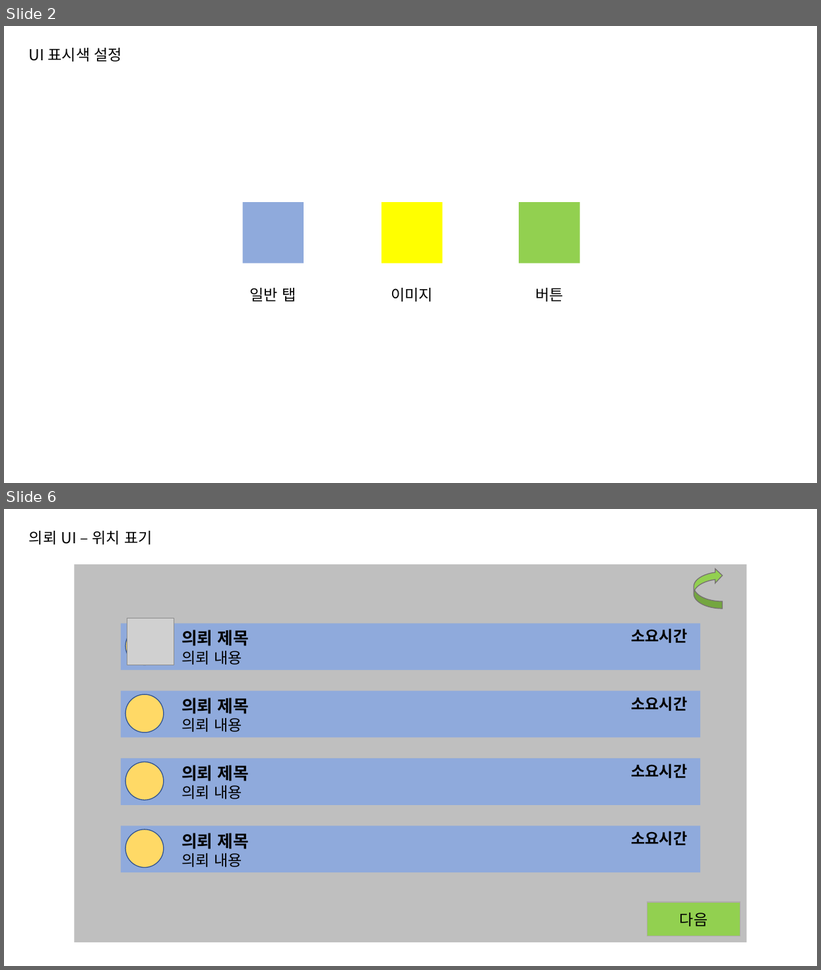
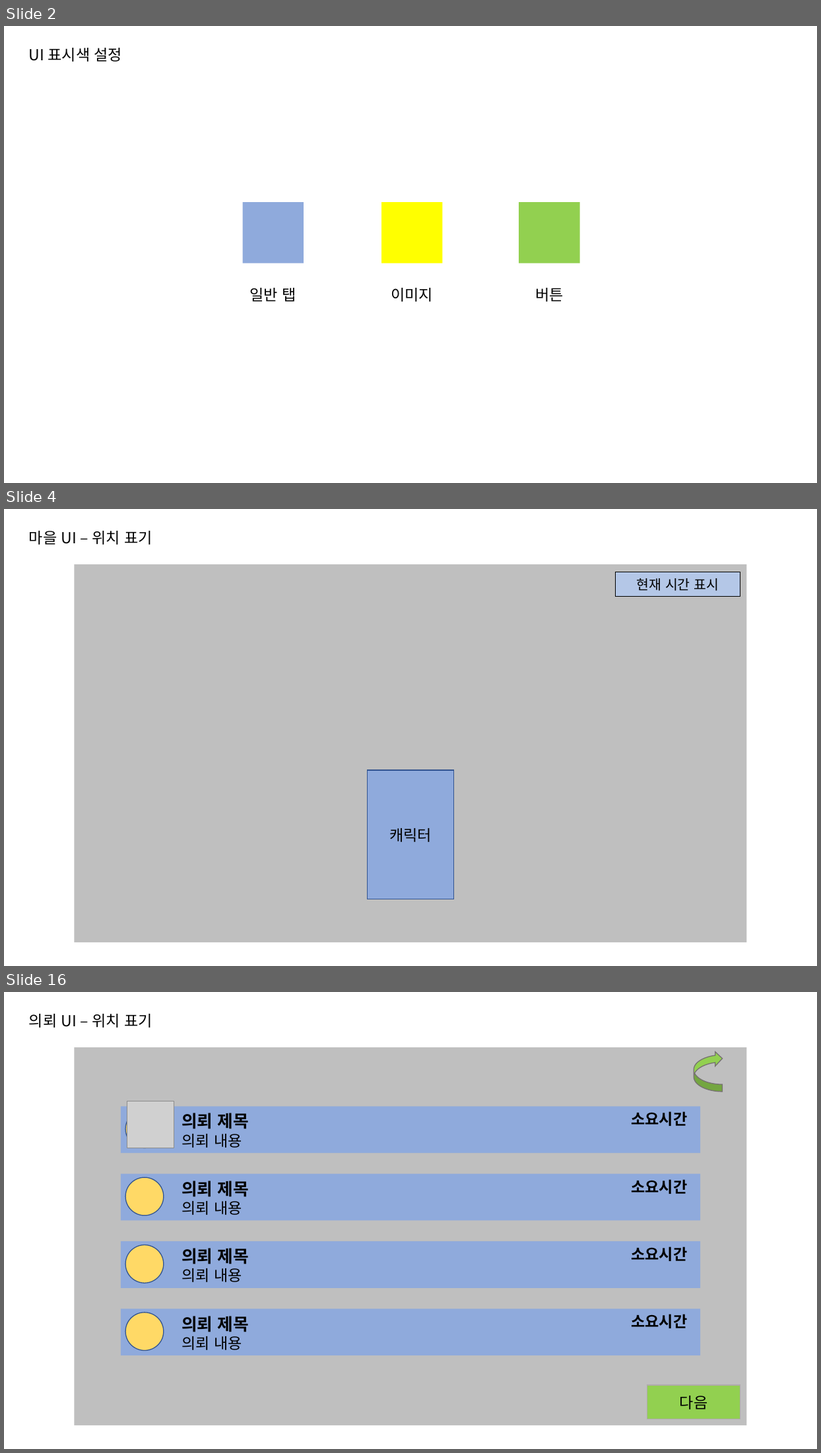
Before and after one commit to go4521304/Backyeah, a slide deck: document/UI기획서초안_ver1.1.pptx. Shown one above the other, each under a label of ours: slides 2 and 6 before the commit, slides 2, 4 and 16 after it; the slides between them are not shown. The pictures are 821x970 and 821x1453 pixels, drawn with LibreOffice and Linux fonts; fonts in the diff are those of the drawing; grey boxes stand for pictures. Boxes give left, top, right and bottom in pixels: in the first picture for what was removed or moved away, otherwise in the second. Text is boxed around its words. In the diff, an @@ line names an element or a change of style, - is before the commit and + after.

```diff
--- a/document/UI기획서초안_ver1.1.pptx
+++ b/document/UI기획서초안_ver1.1.pptx
@@ slide 4 added at <box>4,509,817,966</box>, background #FFFFFF @@
@@ text added at <box>29,531,152,545</box>, 18 pt, text #000000 @@
+마을 UI – 위치 표기
@@ rectangle added at <box>74,564,747,943</box>, fill #BFBFBF @@
@@ rectangle added at <box>616,572,741,596</box>, fill #B4C7E7, outline #000000 1 pt, 16 pt, text #000000 @@
+현재 시간 표시
@@ rectangle added at <box>368,770,453,900</box>, fill #8FAADC, outline #325491 1 pt, 18 pt, text #000000 @@
+캐릭터
@@ what was slide 6 is now slide 16 @@
```
Also in this commit, not shown: 3 slides changed, 9 other slides added, 1 other file.
